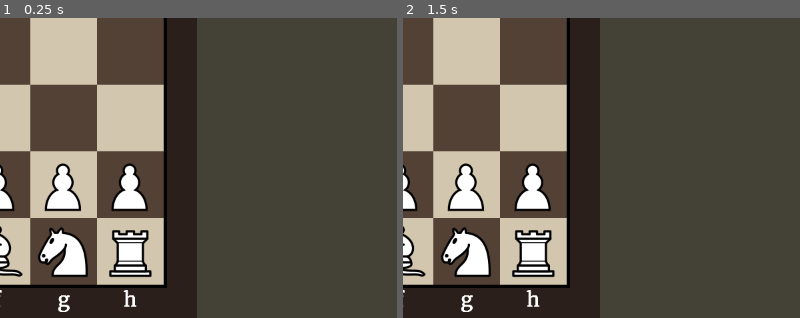
Above: before the commit, frames 1-2 (left to right).
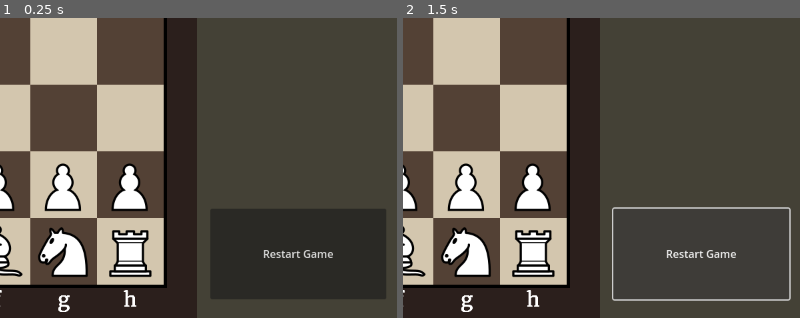
Above: after the commit, the same moments.

Repository: Hunter-1/Godot-Chess
Game: Godot game, scene res://game.tscn
Two runs of this game, one before a commit and one after it. Both use one fixed random seed, a clock stepped at 60 frames per second and the inputs below.
Inputs (mouse positions are % of the whole screen's width and height, from its top left):
- Up to frame 1 (0.25 s): no input
- Up to frame 2 (1.5 s): click (88, 89) at 0.5 s, where only the run after the commit has a clickable "Restart Game"; click (88, 89) at 1.25 s, where only the run after the commit has a clickable "Restart Game"
The pictures show only the part of the screen within x 50-100%, y 50-100%; the shares and areas given below are measured in that part.

The runs differ from the first frame. In frame 1, 13% of the frame differs, in the area x 53-98%, y 63-94%; in frame 2, 1.2%.
Error after the commit: Cannot call method 'queue_free' on a null value. (res://Log_display.gd:23)

Commit message:
Added Restart Button

Diff:
--- a/BoardState_Tester.gd
+++ b/BoardState_Tester.gd
@@ -2,6 +2,15 @@
 
 var Squares = []
 var size = 8
+
+var has_entry: bool
+var latest_entry
+
+func set_has_entry(boolean: bool):
+	has_entry = boolean
+
+func set_latest_entry(entry):
+	latest_entry = entry
 
 func set_squares(inputSquares):
 	Squares = inputSquares
@@ -11,10 +20,16 @@
 	var captured_piece
 	if Squares[newRow][newCol].get_piece() != null:
 		captured_piece = remove_piece(newRow, newCol)
-	add_piece(remove_piece(oldRow,oldCol),newRow, newCol)
+	var picked_up_piece = remove_piece(oldRow,oldCol)
+	var has_moved = picked_up_piece.get_has_moved()
+	picked_up_piece.set_has_moved(true)
+	add_piece(picked_up_piece,newRow, newCol)
 	reset_moves()
 	var check = check_check(color)
-	add_piece(remove_piece(newRow,newCol),oldRow, oldCol)
+	var replace_piece = remove_piece(newRow,newCol)
+	if !has_moved:
+		replace_piece.set_has_moved(false)
+	add_piece(replace_piece,oldRow, oldCol)
 	if captured_piece != null:
 		add_piece(captured_piece,newRow,newCol)
 	reset_moves()
@@ -96,13 +111,52 @@
 				if Squares[middlePosition.y][middlePosition.x].get_piece() == null:
 					piece.add_legal_move(tempPosition)
 			if type != 5 || i == 0:
-				if type == 0 && square.get_threatened_by_opposite(piece.get_pieceColor()):
-					break
 				piece.add_legal_move(tempPosition)
+			if type == 5 && i == 1 || i == 2 :
+				if has_entry:
+					var log_entry = latest_entry
+					var difference = log_entry.get_oldPosition() - log_entry.get_newPosition()
+					if (log_entry.get_pieceType() == 5 &&
+					abs(difference.y) == 2):
+						var middlePosition = log_entry.get_oldPosition() - Vector2i(0,direction)
+						if middlePosition == tempPosition:
+							piece.add_legal_move(tempPosition)
+							piece.add_en_passant_move(tempPosition)
 			if type == 0 || type == 3 || type == 5:
 				break
 			tempPosition += vector
-
+	if type == 0 && !piece.get_has_moved():
+		castle_check(boardPosition, piece)
+
+func castle_check(boardPosition: Vector2i, piece):
+	var vectors = []
+	vectors.append(Vector2i(1,0))
+	vectors.append(Vector2i(-1,0))
+	for i in range(0,vectors.size()):
+		var vector = vectors[i]
+		var castle_count = 0
+		var tempPosition = boardPosition
+		tempPosition += vector
+		while (tempPosition.x <= 7 &&
+		tempPosition.x >= 0 &&
+		tempPosition.y <= 7 &&
+		tempPosition.y >= 0):
+			var square = Squares[tempPosition.y][tempPosition.x]
+			if square.get_piece() != null:
+				if square.get_piece().get_pieceType() != 4:
+					break
+				elif !square.get_piece().get_has_moved():
+					tempPosition = boardPosition
+					tempPosition += vector
+					tempPosition += vector
+					square = Squares[tempPosition.y][tempPosition.x]
+					piece.add_legal_move(tempPosition)
+					piece.add_castle_move(tempPosition,castle_count)
+					break
+			if square.get_threatened_by_opposite(piece.get_pieceColor()) && castle_count < 2:
+				break
+			castle_count += 1
+			tempPosition += vector
 
 func reset_moves():
 	for i in range(size):
--- a/Log_display.gd
+++ b/Log_display.gd
@@ -17,3 +17,11 @@
 	elif entry_count % 2 == 1:
 		hbox.add_child(label)
 		entry_count += 1
+
+func reset_log():
+	entry_count = 0
+	hbox.queue_free()
+	hbox = HBoxContainer.new()
+	for n in $VBoxContainer.get_children():
+		self.remove_child(n)
+		n.queue_free()
--- a/board.gd
+++ b/board.gd
@@ -53,6 +53,34 @@
 
 		Squares.append(row)
 	starting_positions()
+	reset_moves()
+	reset_moves()
+
+func restart_game():
+	if promotion != null:
+		promotion.queue_free()
+	is_piece_picked_up = false
+	picked_up_boardPosition = Vector2i.ZERO
+	picked_up_piece = null
+	piece_to_promote_position = Vector2i.ZERO
+	white_in_check = false
+	black_in_check = false
+	$Log.reset_log()
+	for i in range(size):
+		for j in range(size):
+			var square = Squares[i][j]
+			square.set_turn_count(0)
+			square.set_active(true)
+			if square.get_piece() != null:
+				var piece = square.get_piece()
+				square.set_piece(null)
+				piece.queue_free()
+	starting_positions()
+	turn_count = 0
+	get_tree().call_group("squares", "set_is_second_pick",false)
+	get_tree().call_group("squares", "set_is_pickable",false)
+	get_tree().call_group("squares", "set_is_en_passant",false)
+	get_tree().call_group("squares", "set_castle_count",0)
 	reset_moves()
 	reset_moves()
 
@@ -181,6 +209,8 @@
 func _on_no_piece(boardPosition: Vector2i):
 	if picked_up_boardPosition == boardPosition:
 		picked_up_piece.set_is_picked_up(false)
+		print("Legal: " + str(picked_up_piece.get_legal_moves()))
+		print("Illegal: " + str(picked_up_piece.get_illegal_moves()))
 		is_piece_picked_up = false
 		picked_up_boardPosition = Vector2i.ZERO
 		get_tree().call_group("squares", "set_is_second_pick",false)
@@ -212,7 +242,6 @@
 	var color = picked_up_piece.get_pieceColor()
 	if !_check_if_promotion(newBoardPosition):
 		_after_place_piece(color)
-
 
 
 func _check_if_promotion(newBoardPosition: Vector2i):
@@ -255,12 +284,9 @@
 	log_entry = log_entry_load.instantiate()
 	log_entry.create_entry(picked_up_piece.get_pieceColor(),picked_up_piece.get_pieceType(),picked_up_boardPosition,newBoardPosition)
 	var color = picked_up_piece.get_pieceColor()
+	log_entry.set_capture(true)
 	_after_place_piece(color)
-	if (color == 0):
-		log_entry.set_check(black_in_check)
-	elif (color == 1):
-		log_entry.set_check(white_in_check)
-	log_entry.set_capture(true)
+
 
 
 
@@ -283,14 +309,9 @@
 	newBoardPosition.x + direction)
 	log_entry = log_entry_load.instantiate()
 	log_entry.create_entry(picked_up_piece.get_pieceColor(),picked_up_piece.get_pieceType(),picked_up_boardPosition,newBoardPosition)
+	log_entry.set_castle_count(castle_count)
 	var color = picked_up_piece.get_pieceColor()
 	_after_place_piece(color)
-	if (color == 0):
-		log_entry.set_check(black_in_check)
-	elif (color == 1):
-		log_entry.set_check(white_in_check)
-	log_entry.set_castle_count(castle_count)
-
 
 
 func _after_place_piece(color):
@@ -358,6 +379,9 @@
 				for move in temp_legal_moves:
 					tempSquares = Squares.duplicate(true)
 					$BoardState_Tester.set_squares(tempSquares)
+					$BoardState_Tester.set_has_entry($Log.get_has_entry())
+					if $Log.get_has_entry():
+						$BoardState_Tester.set_latest_entry($Log.latest_log())
 					var check = $BoardState_Tester.move_piece(BoardPosition.y,BoardPosition.x,move.y,move.x)
 					if check:
 						piece.add_illegal_move(move)
--- a/board.tscn
+++ b/board.tscn
@@ -58,4 +58,13 @@
 [node name="BoardState_Tester" type="Node" parent="."]
 script = ExtResource("4_c66c3")
 
+[node name="Button" type="Button" parent="."]
+offset_left = 920.0
+offset_top = 736.0
+offset_right = 1184.0
+offset_bottom = 872.0
+text = "Restart Game"
+
+[connection signal="reset" from="Log" to="Log/Log_display" method="reset_log"]
 [connection signal="updated" from="Log" to="Log/Log_display" method="_on_log_updated"]
+[connection signal="pressed" from="Button" to="." method="restart_game"]
--- a/log.gd
+++ b/log.gd
@@ -1,6 +1,7 @@
 extends Node
 
 signal updated(text)
+signal reset
 
 var log_entries = []
 var display_entries = []
@@ -17,5 +18,11 @@
 		return log_entries[log_entries.size()-1]
 	return null
 
+func reset_log():
+	log_entries = []
+	display_entries = []
+	has_entry = false
+	emit_signal("reset")
+
 func get_has_entry():
 	return has_entry
--- a/square.gd
+++ b/square.gd
@@ -85,6 +85,9 @@
 func increment_turn_count():
 	turn_count += 1
 
+func set_turn_count(number: int):
+	turn_count = number
+
 func get_threatened_by_white():
 	return threatened_by_white
 
